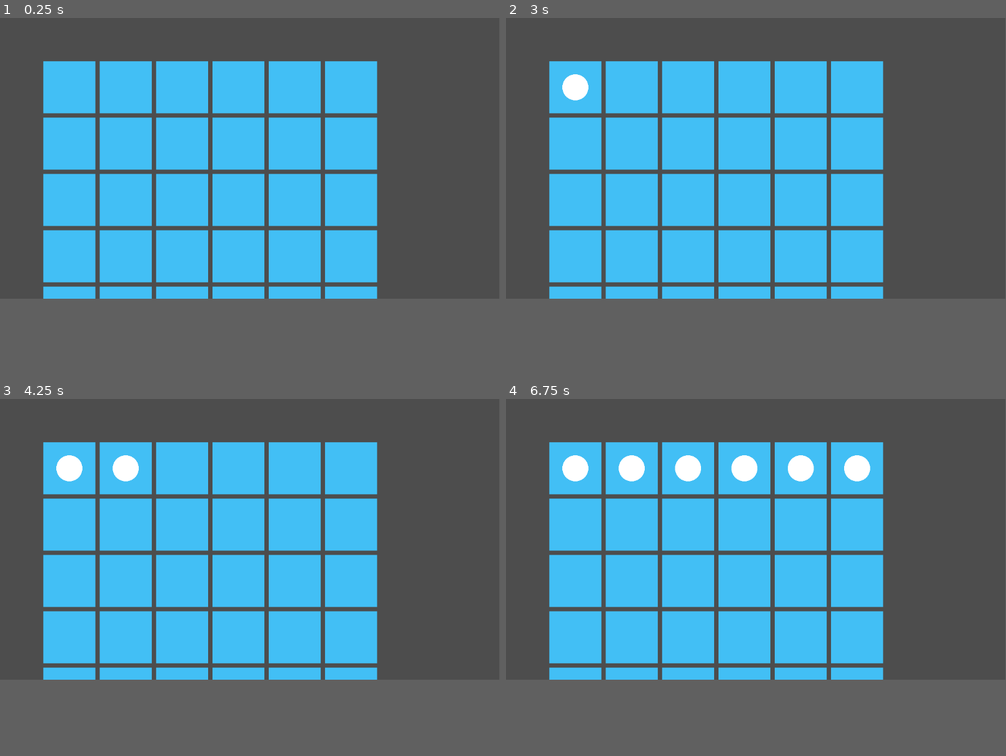
Above: before the commit, frames 1-4 (two rows, left to right).
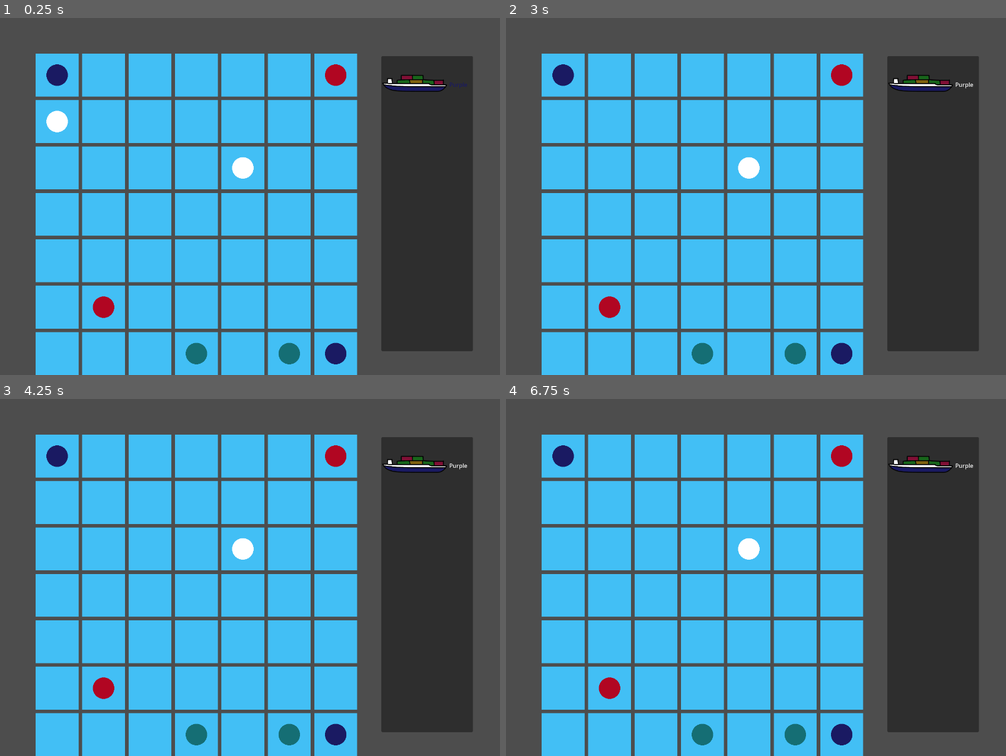
Above: after the commit, the same moments.

Repository: Za1ea/BigProject
Game: Godot game, scene res://grid.tscn
Same seed, same stepped clock (60 frames per second), same inputs: the game is played once before the commit and once after it. The project has no main scene, so this scene is started directly.
Inputs (mouse positions are in pixels of both pictures, inside the frame that each line leads up to):
- Up to frame 1 (0.25 s): no input
- Up to frame 2 (3 s): click (931, 71) at 0.5 s, where only the run after the commit has a clickable "Purple"; click (931, 71) at 1.25 s, where only the run after the commit has a clickable "Purple"; click (931, 71) at 2 s, where only the run after the commit has a clickable "Purple"; tap Enter at 2.75 s; move the mouse to (576, 85) at 2.77 s; click (576, 85) at 2.85 s
- Up to frame 3 (4.25 s): tap Space at 3.5 s; move the mouse to (125, 466) at 3.52 s; click (125, 466) at 3.6 s
- Up to frame 4 (6.75 s): tap Enter at 4.25, 5.75 s; move the mouse to (686, 466) at 4.27 s; click (686, 466) at 4.35 s; tap Space at 5, 6.5 s; move the mouse to (746, 466) at 5.02 s; click (746, 466) at 5.1 s; move the mouse to (801, 466) at 5.77 s; click (801, 466) at 5.85 s; move the mouse to (856, 466) at 6.52 s; click (856, 466) at 6.6 s
In our replay, the window is 799x449 before the commit and 800x571 after it. These sizes can differ from the game's own. Grey fills any space a smaller window leaves; there, only what the larger window draws over its background counts as a difference.

The runs differ from the first frame. In frame 1, 38% of the frame differs, in the area x 0-100%, y 0-100%; in frame 2, 38%; in frame 3, 38%; in frame 4, 39%.

Commit message:
level 1 started

Diff:
--- a/big_project/cell.gd
+++ b/big_project/cell.gd
@@ -11,7 +11,7 @@
 #	if event is InputEventMouseButton:
 	if Input.is_action_just_pressed("draw_circle"):
 		default = not default
-		switch_animation()
+		switch_color('')
 #		print("clicked")
 #		if event.button_index == MOUSE_BUTTON_LEFT and event.pressed:
 #			default = not default
@@ -23,7 +23,12 @@
 		$square.animation = "default"
 	if not default:
 		$square.animation = "circle"
-#
+
+func switch_color(color):
+	if color.is_empty():
+		$square.animation = "default"
+	else:
+		$square.animation = color
 
 
 # Called every frame. 'delta' is the elapsed time since the previous frame.
--- a/big_project/cell.tscn
+++ b/big_project/cell.tscn
@@ -1,25 +1,52 @@
-[gd_scene load_steps=5 format=3 uid="uid://pbalualjl0k7"]
+[gd_scene load_steps=8 format=3 uid="uid://pbalualjl0k7"]
 
 [ext_resource type="Script" path="res://cell.gd" id="1_8bjgb"]
 [ext_resource type="Texture2D" uid="uid://dh6ri0wmevpxo" path="res://art/square with dot.png" id="2_c6d3s"]
 [ext_resource type="Texture2D" uid="uid://caaiygfklu101" path="res://art/square.png" id="3_677nb"]
+[ext_resource type="Texture2D" uid="uid://bbrlw1t1xkbeo" path="res://art/red_dot.png" id="4_0axxx"]
+[ext_resource type="Texture2D" uid="uid://csp4cbt5houyn" path="res://art/purple_dot.png" id="4_bqcmt"]
+[ext_resource type="Texture2D" uid="uid://cdfpmpfa7px36" path="res://art/teal_dot.png" id="5_bb27x"]
 
 [sub_resource type="SpriteFrames" id="SpriteFrames_op8wo"]
 animations = [{
-"frames": [{
-"duration": 1.0,
-"texture": ExtResource("2_c6d3s")
-}],
-"loop": true,
-"name": &"circle",
-"speed": 5.0
-}, {
 "frames": [{
 "duration": 1.0,
 "texture": ExtResource("3_677nb")
 }],
 "loop": true,
 "name": &"default",
+"speed": 5.0
+}, {
+"frames": [{
+"duration": 1.0,
+"texture": ExtResource("4_bqcmt")
+}],
+"loop": true,
+"name": &"purple",
+"speed": 5.0
+}, {
+"frames": [{
+"duration": 1.0,
+"texture": ExtResource("4_0axxx")
+}],
+"loop": true,
+"name": &"red",
+"speed": 5.0
+}, {
+"frames": [{
+"duration": 1.0,
+"texture": ExtResource("5_bb27x")
+}],
+"loop": true,
+"name": &"teal",
+"speed": 5.0
+}, {
+"frames": [{
+"duration": 1.0,
+"texture": ExtResource("2_c6d3s")
+}],
+"loop": true,
+"name": &"white",
 "speed": 5.0
 }]
 
@@ -37,4 +64,4 @@
 position = Vector2(60, 60)
 scale = Vector2(0.2, 0.2)
 sprite_frames = SubResource("SpriteFrames_op8wo")
-animation = &"circle"
+animation = &"teal"
--- a/big_project/grid.gd
+++ b/big_project/grid.gd
@@ -5,8 +5,8 @@
 # Called when the node enters the scene tree for the first time.
 func _ready():
 	# create a 6x6 grid
-	var rows = 6
-	var cols = 6
+	var rows = 7
+	var cols = 7
 	var cell_size = Vector2(130, 130)
 	print(cell_size)
 	for row in range(rows):
@@ -15,6 +15,28 @@
 			var cell = cell_scene.instantiate()
 			$GridContainer.add_child(cell)
 			cell.position = Vector2(col * cell_size.x + 100, row * cell_size.x + 100)
+	level1()
+
+func level1():
+	var colors = ["purple", "white", "red", "teal"]
+	var purple_start = $GridContainer.get_child(0).get_child(0)
+	var purple_end   = $GridContainer.get_child(48).get_child(0)
+	var white_start = $GridContainer.get_child(7).get_child(0)
+	var white_end   = $GridContainer.get_child(18).get_child(0)
+	var red_start = $GridContainer.get_child(6).get_child(0)
+	var red_end   = $GridContainer.get_child(36).get_child(0)
+	var teal_start = $GridContainer.get_child(45).get_child(0)
+	var teal_end   = $GridContainer.get_child(47).get_child(0)
+	var endpoints = [purple_start, purple_end, white_start, white_end, red_start, red_end, teal_start, teal_end]
+
+	purple_start.switch_color("purple")
+	purple_end.switch_color("purple")
+	white_start.switch_color("white")
+	white_end.switch_color("white")
+	red_start.switch_color("red")
+	red_end.switch_color("red")
+	teal_start.switch_color("teal")
+	teal_end.switch_color("teal")
 
 
 # Called every frame. 'delta' is the elapsed time since the previous frame.
--- a/big_project/grid.tscn
+++ b/big_project/grid.tscn
@@ -1,6 +1,17 @@
-[gd_scene load_steps=2 format=3 uid="uid://bpvvlr2xeo60f"]
+[gd_scene load_steps=8 format=3 uid="uid://bpvvlr2xeo60f"]
 
 [ext_resource type="Script" path="res://grid.gd" id="1_vygvi"]
+[ext_resource type="Texture2D" uid="uid://dkt72sw2uuwyb" path="res://art/cargo_ship.png" id="2_b6ckh"]
+
+[sub_resource type="StyleBoxEmpty" id="StyleBoxEmpty_y0xjk"]
+
+[sub_resource type="StyleBoxEmpty" id="StyleBoxEmpty_ox4ff"]
+
+[sub_resource type="StyleBoxEmpty" id="StyleBoxEmpty_vce2d"]
+
+[sub_resource type="StyleBoxEmpty" id="StyleBoxEmpty_mmqe7"]
+
+[sub_resource type="StyleBoxEmpty" id="StyleBoxEmpty_5rxcc"]
 
 [node name="grid" type="Node2D"]
 script = ExtResource("1_vygvi")
@@ -8,4 +19,31 @@
 [node name="GridContainer" type="GridContainer" parent="."]
 offset_right = 947.0
 offset_bottom = 649.0
-columns = 6
+columns = 7
+
+[node name="ColorRect" type="Panel" parent="."]
+offset_left = 1068.0
+offset_top = 107.0
+offset_right = 1324.0
+offset_bottom = 933.0
+
+[node name="Button" type="Button" parent="ColorRect"]
+offset_left = 17.0
+offset_top = 34.0
+offset_right = 241.0
+offset_bottom = 126.0
+theme_override_colors/font_color = Color(0.101961, 0.101961, 0.384314, 1)
+theme_override_styles/normal = SubResource("StyleBoxEmpty_y0xjk")
+theme_override_styles/hover = SubResource("StyleBoxEmpty_ox4ff")
+theme_override_styles/pressed = SubResource("StyleBoxEmpty_vce2d")
+theme_override_styles/disabled = SubResource("StyleBoxEmpty_mmqe7")
+theme_override_styles/focus = SubResource("StyleBoxEmpty_5rxcc")
+text = "Purple"
+alignment = 2
+expand_icon = true
+
+[node name="Sprite2D" type="Sprite2D" parent="ColorRect/Button"]
+show_behind_parent = true
+position = Vector2(82, 79)
+scale = Vector2(0.25, 0.25)
+texture = ExtResource("2_b6ckh")
--- a/big_project/project.godot
+++ b/big_project/project.godot
@@ -14,6 +14,11 @@
 config/features=PackedStringArray("4.2", "Forward Plus")
 config/icon="res://icon.svg"
 
+[display]
+
+window/size/viewport_width=1400
+window/size/viewport_height=1000
+
 [input]
 
 draw_circle={
Binary file added: big_project/art/cargo_ship.png
Not shown, added: big_project/art/cargo_ship.png.import
Binary file added: big_project/art/purple_dot.png
Not shown, added: big_project/art/purple_dot.png.import
Binary file added: big_project/art/red_dot.png
Not shown, added: big_project/art/red_dot.png.import
Binary file added: big_project/art/teal_dot.png
Not shown, added: big_project/art/teal_dot.png.import
